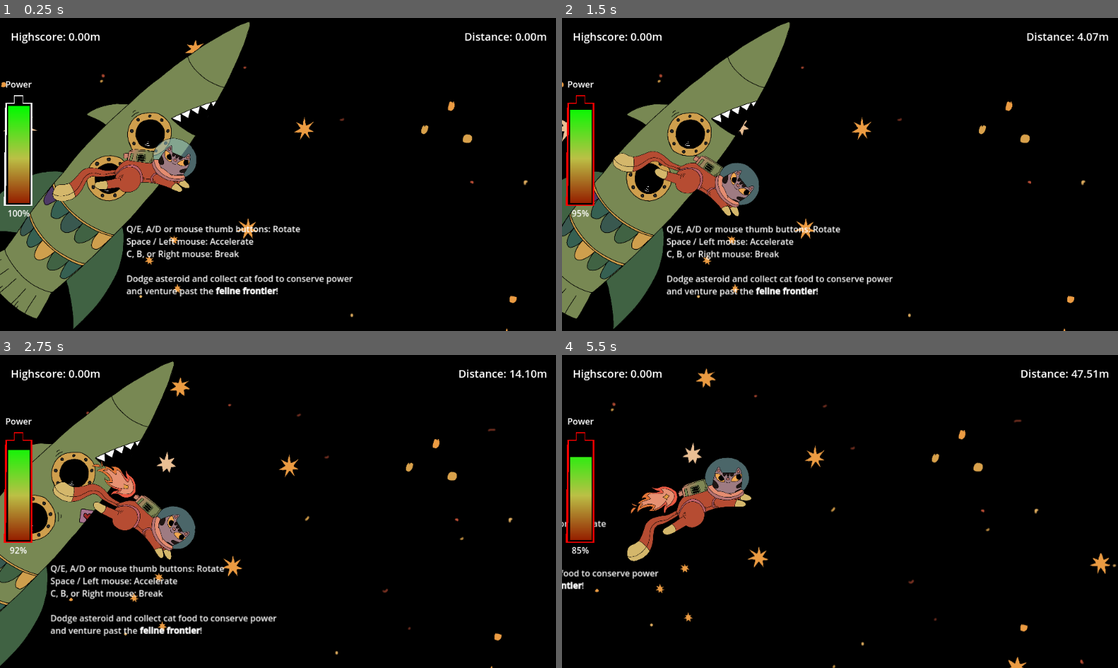
Above: before the commit, frames 1-4 (two rows, left to right).
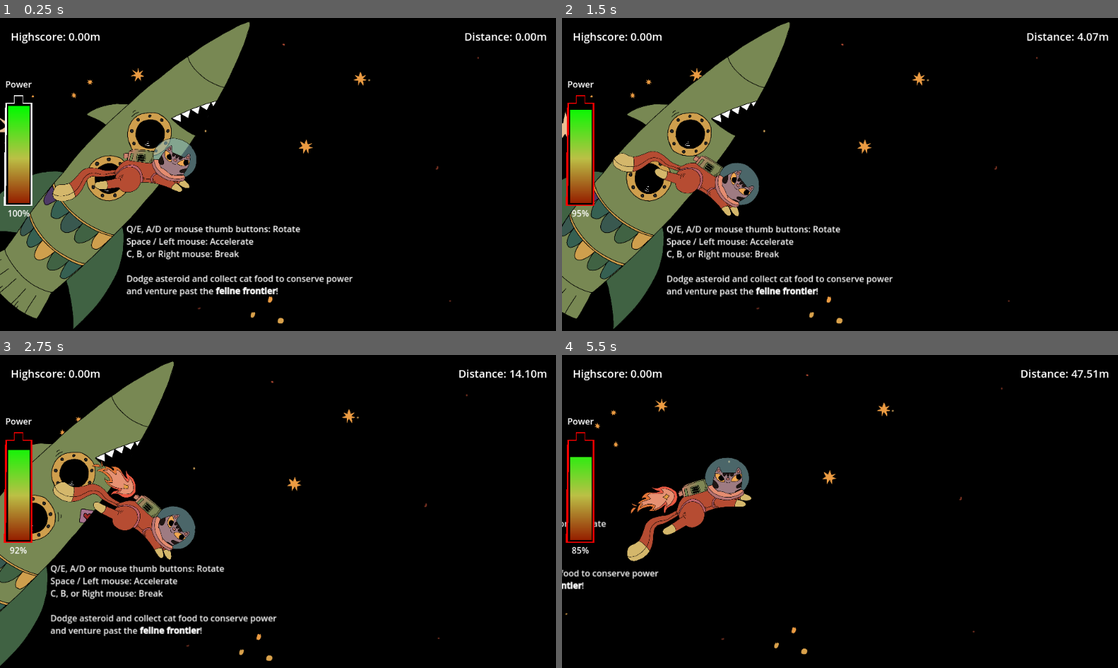
Above: after the commit, the same moments.

Repository: bene-labs/Feline-Frontier
Game: Godot game, scene res://scenes/game.tscn
The game is run twice, just before and just after one commit, with the same random seed, the same clock (stepped at 60 frames per second) and the same inputs.
Inputs (mouse positions are in pixels of both pictures, inside the frame that each line leads up to):
- Up to frame 1 (0.25 s): no input
- Up to frame 2 (1.5 s): tap Enter at 0.5 s; move the mouse to (962, 158) at 0.52 s; hold E (roate_right) 0.53-1.28 s; hold Space (boost) 0.53-1.28 s; move the mouse to (728, 190) at 1.27 s; hold Q (rotate_left) from 1.28 s (still down); right-click (728, 190) at 1.35 s
- Up to frame 3 (2.75 s): move the mouse to (333, 442) at 2.02 s; release Q (rotate_left) at 2.03 s; hold E (roate_right) from 2.03 s (still down); hold Space (boost) from 2.03 s (still down)
- Up to frame 4 (5.5 s): move the mouse to (812, 574) at 2.77 s; release Space (boost) at 2.78 s; right-click (812, 574) at 2.85 s; move the mouse to (1006, 558) at 3.52 s; release E (roate_right) at 3.53 s; hold Space (boost) 3.53-4.28 s; hold Q (rotate_left) from 3.53 s (still down); move the mouse to (673, 464) at 4.27 s; right-click (673, 464) at 4.35 s; move the mouse to (867, 511) at 5.02 s; hold Space (boost) from 5.03 s (still down)

The runs differ from the first frame. In frame 1, 0.8% of the frame differs, in the area x 0-95%, y 7-100%; in frame 2, 0.8%; in frame 3, 0.9%; in frame 4, 1.2%, in the area x 0-100%, y 4-100%.

Commit message:
fix & improve parallax

Diff:
--- a/scenes/game.tscn
+++ b/scenes/game.tscn
@@ -51,14 +51,15 @@
 centered = false
 
 [node name="Far" type="Parallax2D" parent="Background"]
-scroll_scale = Vector2(0.2, 0.2)
+scroll_scale = Vector2(0.15, 0.15)
 repeat_size = Vector2(2280.2, 1612)
 
 [node name="Sprite2D" type="Sprite2D" parent="Background/Far"]
+scale = Vector2(0.65, 0.65)
 texture = ExtResource("2_8gkwi")
 
 [node name="Middle" type="Parallax2D" parent="Background"]
-scroll_scale = Vector2(0.6, 0.6)
+scroll_scale = Vector2(0.4, 0.4)
 repeat_size = Vector2(2280.2, 1612)
 
 [node name="Sprite2D" type="Sprite2D" parent="Background/Middle"]
@@ -66,9 +67,11 @@
 texture = ExtResource("3_6udyf")
 
 [node name="Close" type="Parallax2D" parent="Background"]
+scroll_scale = Vector2(0.8, 0.8)
 repeat_size = Vector2(2280.2, 1612)
 
 [node name="Sprite2D" type="Sprite2D" parent="Background/Close"]
+position = Vector2(1, 0)
 scale = Vector2(0.65, 0.65)
 texture = ExtResource("4_2re4g")
 
